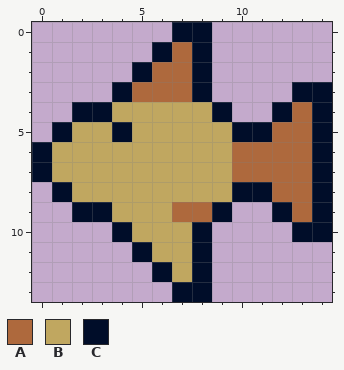
Edited in one commit: pixel-art sprite (assets/sprites/fish/goldie.png). The first picture shows the starting point.
The file is 15x14 pixels.
Palette (. is transparent): A #ae693d  B #c0a760  C #000d29
Pixels before, first column x 0:
 0 .......CC......
 1 ......CAC......
 2 .....CAAC......
 3 ....CAAAC....CC
 4 ..CCBBBBBC..CAC
 5 .CBBCBBBBBCCAAC
 6 CBBBBBBBBBAAAAC
 7 CBBBBBBBBBAAAAC
 8 .CBBBBBBBBCCAAC
 9 ..CCBBBAAC..CAC
10 ....CBBBC....CC
11 .....CBBC......
12 ......CBC......
13 .......CC......
The same view after the edit:
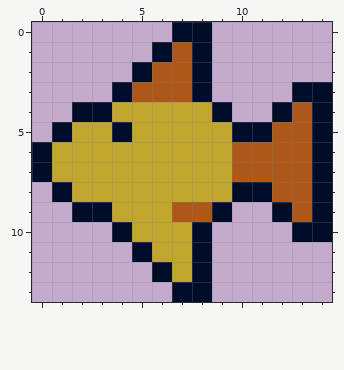
From old to new:
Colour A changes from #ae693d to #ad571a.
Colour B changes from #c0a760 to #c0a62e.
Changed places in both pictures, as pixel boxes (x1, y1, x2, y2):
changed: (52, 42, 312, 282)
